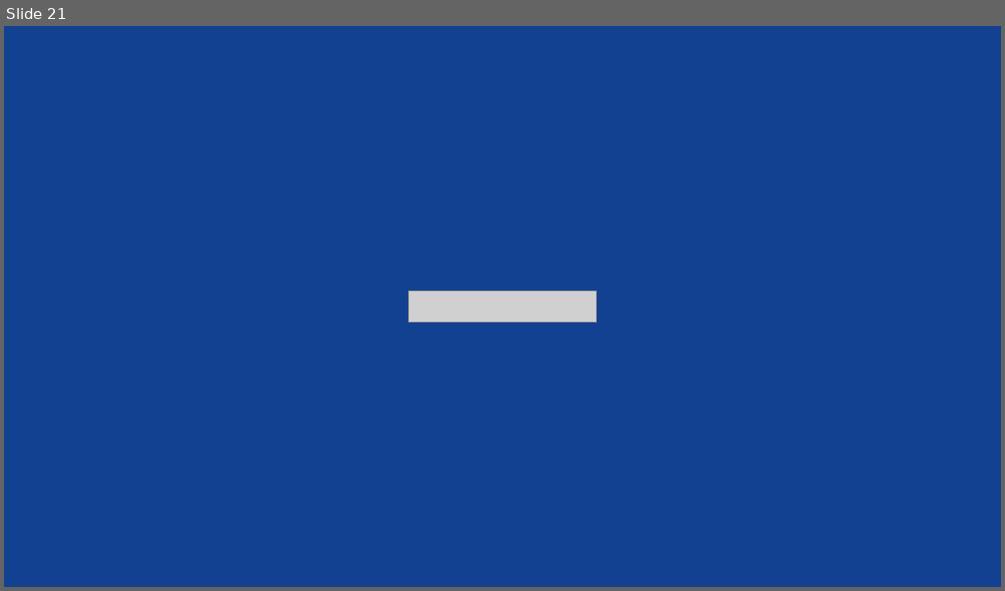
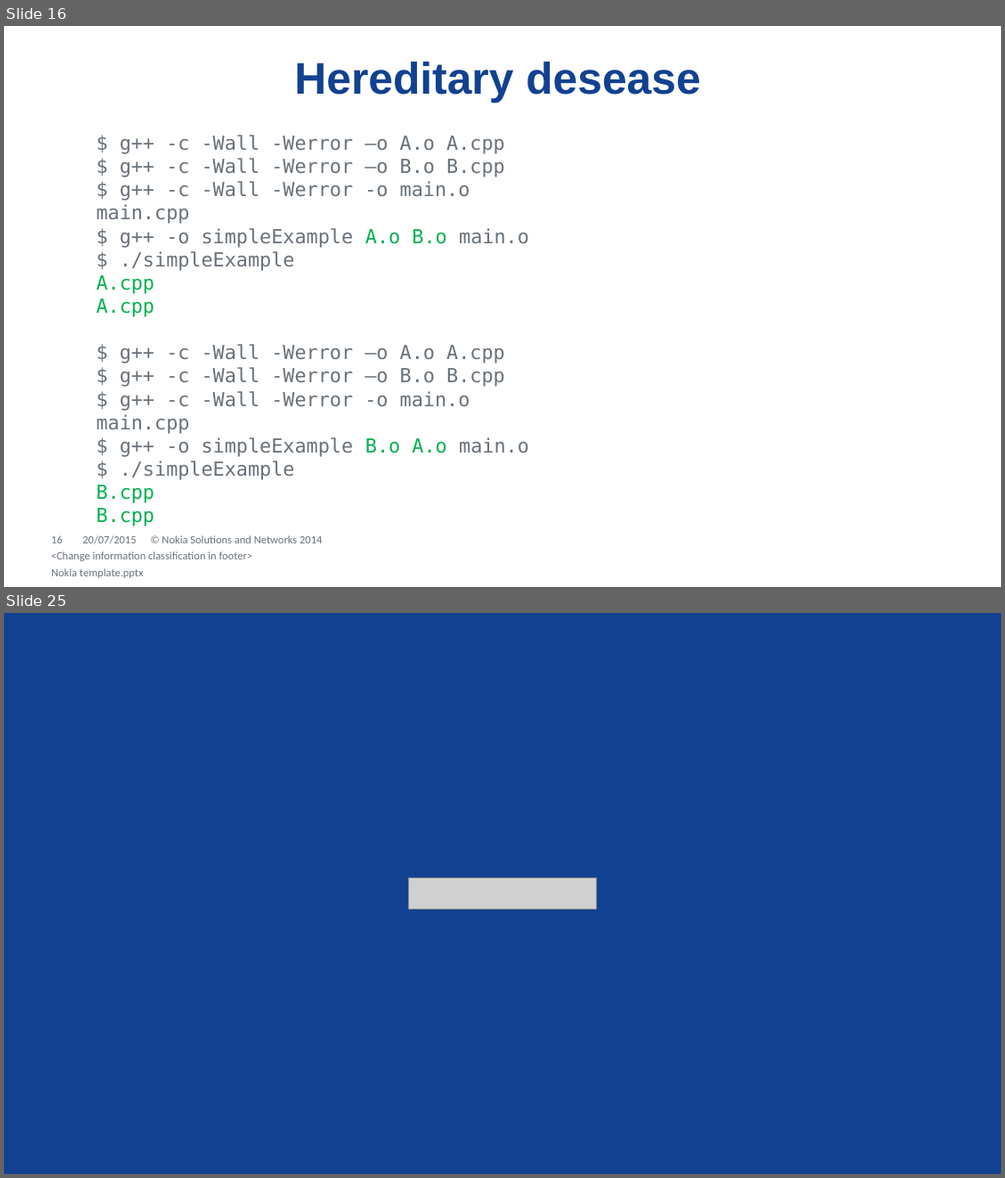
Before and after one commit to dendibakh/Linker, a slide deck: Diving into C++ linker.pptx. Shown one above the other, each under a label of ours: slide 21 before the commit, slides 16 and 25 after it; the slides between them are not shown. The pictures are 1005x591 and 1005x1178 pixels, drawn with LibreOffice and Linux fonts; fonts in the diff are those of the drawing; grey boxes stand for pictures; background and template pictures are left out. Boxes give left, top, right and bottom in pixels: in the first picture for what was removed or moved away, otherwise in the second. Text is boxed around its words. In the diff, an @@ line names an element or a change of style, - is before the commit and + after.

```diff
--- a/Diving into C++ linker.pptx
+++ b/Diving into C++ linker.pptx
@@ slide 16 added at [4, 26, 1001, 587], background #FFFFFF @@
@@ line added from (50, 26) to (50, 587), #FFFFFF 0.25 pt @@
@@ line added from (948, 26) to (948, 587), #FFFFFF 0.25 pt @@
@@ line added from (4, 57) to (1001, 57), #FFFFFF 0.25 pt @@
@@ title added at [294, 62, 700, 103], 32 pt, text #124191, bold @@
+Hereditary desease
@@ line added from (4, 91) to (1001, 91), #FFFFFF 0.25 pt @@
@@ line added from (4, 119) to (1001, 119), #FFFFFF 0.25 pt @@
@@ line added from (1001, 144) to (4, 144), #FFFFFF 0.25 pt @@
@@ text added at [97, 135, 529, 503], 14 pt, text #68717A @@
+$ g++ -c -Wall -Werror –o A.o A.cpp
+$ g++ -c -Wall -Werror –o B.o B.cpp
+$ g++ -c -Wall -Werror -o main.o main.cpp
+$ g++ -o simpleExample A.o B.o main.o
+$ ./simpleExample
+A.cpp
+A.cpp
+$ g++ -c -Wall -Werror –o A.o A.cpp
+$ g++ -c -Wall -Werror –o B.o B.cpp
+$ g++ -c -Wall -Werror -o main.o main.cpp
+$ g++ -o simpleExample B.o A.o main.o
+$ ./simpleExample
+B.cpp
+B.cpp
@@ line added from (1001, 506) to (4, 506), #FFFFFF 0.25 pt @@
@@ line added from (4, 534) to (1001, 534), #FFFFFF 0.25 pt @@
@@ page number added at [51, 535, 63, 543], 8 pt, text #68717A @@
+16
@@ text added at [51, 551, 253, 561], 8 pt, text #68717A @@
+<Change information classification in footer>
@@ text added at [82, 535, 136, 544], 8 pt, text #68717A @@
+20/07/2015
@@ text added at [162, 535, 322, 543], 8 pt, text #68717A @@
+© Nokia Solutions and Networks 2014
@@ line added from (4, 563) to (1001, 563), #FFFFFF 0.25 pt @@
@@ text added at [51, 568, 144, 578], 8 pt, text #68717A @@
+Nokia template.pptx
@@ what was slide 21 is now slide 25 @@
```
Also in this commit, not shown: 18 slides changed, 6 other slides added, 3 slides removed, 14 other files.
